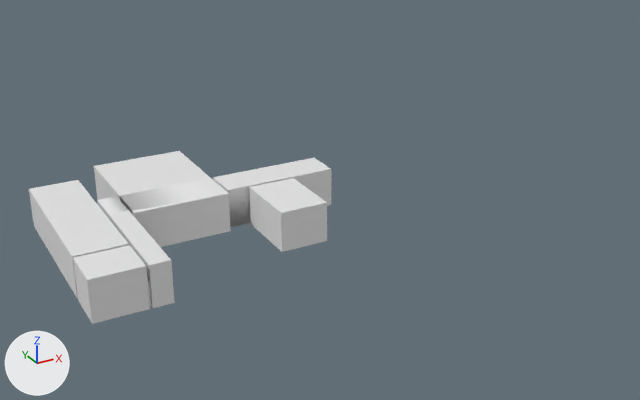
The FBX model Assets/Models/InDoors.fbx, before and after one commit.
The view is the same before and after, from a 50 mm camera at (-30.6, -70.4, 34.5) aimed at (10.3, 4.1, -2.8). Every picture has the same lights, and +X, +Y and +Z are marked at lower left. Where no turn or scale is listed for an object, it has been applied to the vertices.

The scene before the commit, as lines of its bpy script (objects in view):
```python
me_cube = bpy.data.meshes.new('Cube')
me_cube.from_pydata(...)  # 138 vertices, 123 faces; spans x -18.0..8.5, y -12.0..10.2, z -0.8..3.0
me_cube.materials.append(mat_material)  # white #e7e7e7
ob_appartment_01 = bpy.data.objects.new('Appartment-01', me_cube)
ob_appartment_01.location = (0.0, 0.0, 0.0)
```
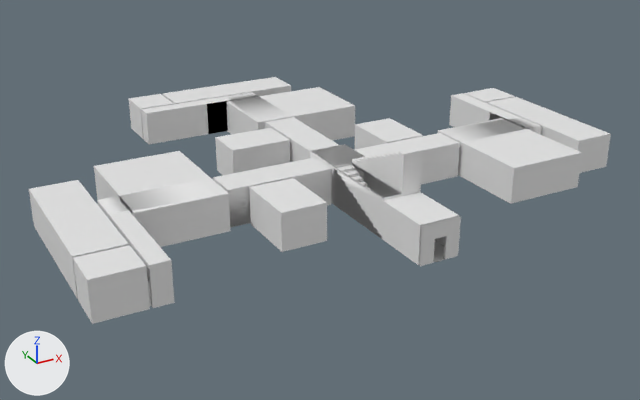
The newer file is also turned or shifted as a whole; pictures and numbers use the older file's frame.

Pixel boxes [x1, y1, x2, y2] of what changed, in the pictures (640 x 400 px):
'Appartment-02.001', added
    after: [355, 88, 611, 204]
'Appartment-02', added
    after: [129, 77, 355, 175]
'Corridor', added
    after: [310, 144, 461, 266]
'Staircase.001', added
    after: [352, 148, 422, 194]
'Staircase', added
    after: [334, 165, 382, 239]

Patch to the scene script:
```diff
--- a/Assets/Models/InDoors.fbx.py
+++ b/Assets/Models/InDoors.fbx.py
@@ mat_material_003 @@
+mat_material_003 = principled_material('Material.003')
+mat_material_003.base_color = (0.8, 0.8, 0.8)  # white #e7e7e7
@@ mat_material_002 @@
+mat_material_002 = principled_material('Material.002')
+mat_material_002.base_color = (0.8, 0.8, 0.8)  # white #e7e7e7
@@ mat_material_004 @@
+mat_material_004 = principled_material('Material.004')
+mat_material_004.base_color = (0.8, 0.8, 0.8)  # white #e7e7e7
@@ me_cube_004 @@
+me_cube_004.from_pydata(...)  # 58 vertices, 36 faces; spans x -1.2..3.2, y -9.0..10.8, z -1.0..3.0
+me_cube_004.materials.append(mat_material_003)  # white #e7e7e7
@@ me_cube_012 @@
+me_cube_012.from_pydata(...)  # 206 vertices, 204 faces; spans x -1.0..1.0, y 0.0..8.75, z 0.0..3.75
@@ me_cube_003 @@
+me_cube_003.from_pydata(...)  # 138 vertices, 123 faces; spans x -12.0..10.2, y -8.5..18.0, z -0.8..3.0
+me_cube_003.materials.append(mat_material_002)  # white #e7e7e7
@@ me_cube_008 @@
+me_cube_008.from_pydata(...)  # 206 vertices, 204 faces; spans x -1.0..1.0, y -8.75..0.0, z 0.0..3.75
@@ me_cube_005 @@
+me_cube_005.from_pydata(...)  # 138 vertices, 123 faces; spans x -8.5..18.0, y -10.3..12.0, z -0.8..3.0
+me_cube_005.materials.append(mat_material_004)  # white #e7e7e7
@@ ob_corridor @@
+ob_corridor = bpy.data.objects.new('Corridor', me_cube_004)
+ob_corridor.location = (9.75, -7.25, 0.25)
@@ ob_staircase_001 @@
+ob_staircase_001 = bpy.data.objects.new('Staircase.001', me_cube_012)
+ob_staircase_001.location = (11.75, -10.25, 3.25)
@@ ob_appartment_02 @@
+ob_appartment_02 = bpy.data.objects.new('Appartment-02', me_cube_003)
+ob_appartment_02.location = (10.5, 12.0, 0.0)
@@ ob_staircase @@
+ob_staircase = bpy.data.objects.new('Staircase', me_cube_008)
+ob_staircase.location = (9.75, -1.5, -0.75)
@@ ob_appartment_02_001 @@
+ob_appartment_02_001 = bpy.data.objects.new('Appartment-02.001', me_cube_005)
+ob_appartment_02_001.location = (21.5, 0.5, 0.0)
```
